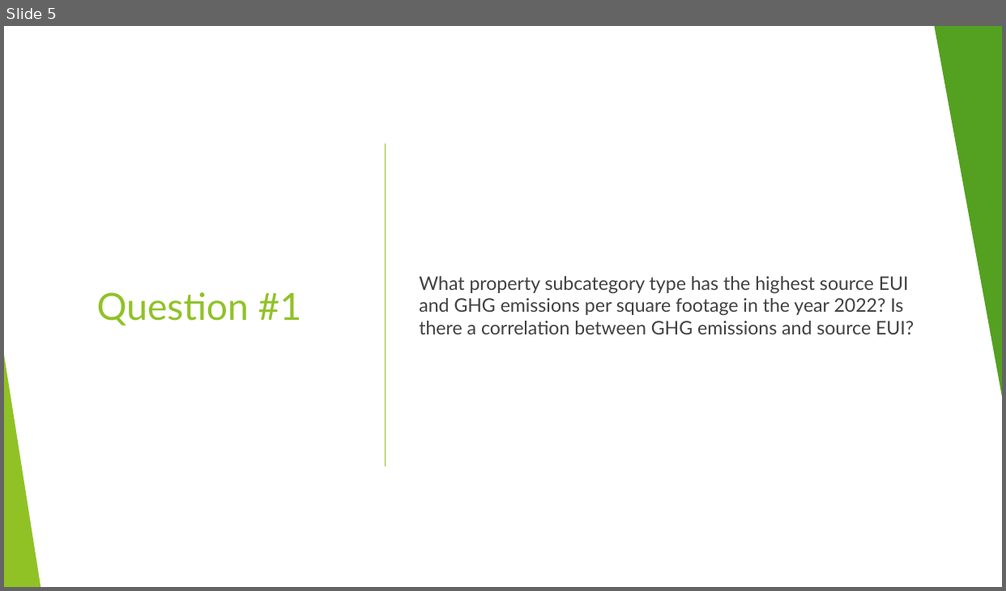
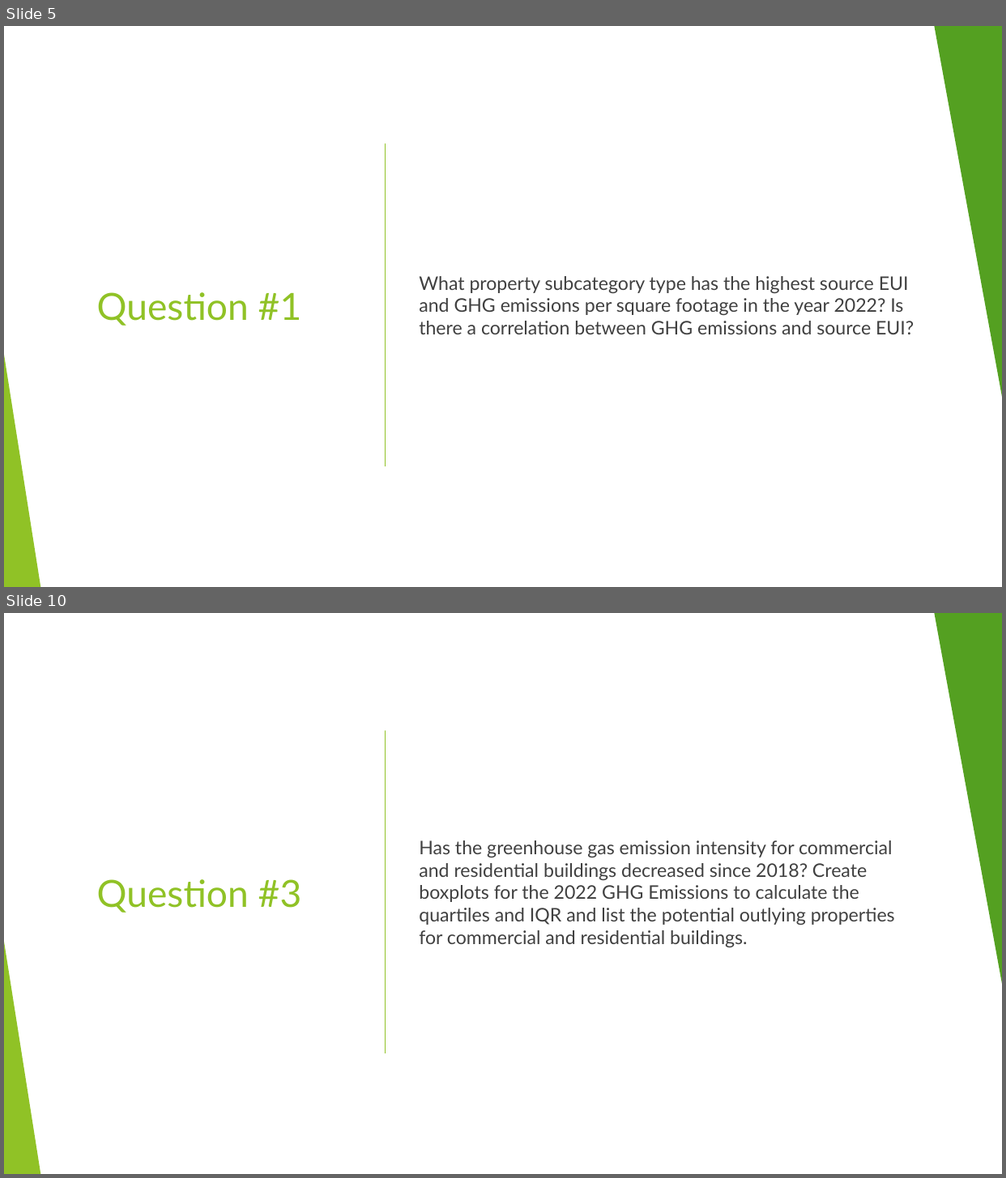
Before and after one commit to zohairnz/project-1, a slide deck: Energy Consumption Analysis for Buildings in San Francisco.pptx. Shown one above the other, each under a label of ours: slide 5 before the commit, slides 5 and 10 after it; the slides between them are not shown. The pictures are 1006x591 and 1006x1178 pixels, drawn with LibreOffice and Linux fonts; fonts in the diff are those of the drawing. Boxes give left, top, right and bottom in pixels: in the first picture for what was removed or moved away, otherwise in the second. Text is boxed around its words. In the diff, an @@ line names an element or a change of style, - is before the commit and + after.

```diff
--- a/Energy Consumption Analysis for Buildings in San Francisco.pptx
+++ b/Energy Consumption Analysis for Buildings in San Francisco.pptx
@@ slide 10 added at (x1=4, y1=613, x2=1002, y2=1174), background #FFFFFF; not listed: 10 template elements that a slide beside it also shows @@
@@ rectangle added at (x1=4, y1=613, x2=1002, y2=1174), fill #FFFFFF @@
@@ triangle added at (x1=935, y1=613, x2=1002, y2=991), fill #54A021 @@
@@ line added from (385, 731) to (385, 1053), #90C226 1 pt @@
@@ text added at (x1=419, y1=841, x2=895, y2=948), 18 pt, text #404040 @@
+Has the greenhouse gas emission intensity for commercial and residential buildings decreased since 2018? Create boxplots for the 2022 GHG Emissions to calculate the quartiles and IQR and list the potential outlying properties for commercial and residential buildings.
@@ title added at (x1=97, y1=879, x2=302, y2=913), 36 pt, text #90C226 @@
+Question #3
@@ triangle added at (x1=4, y1=942, x2=40, y2=1174), fill #90C226 @@
```
Also in this commit, not shown: 2 slides changed, 10 other slides added, 1 slide removed, 3 other files.
